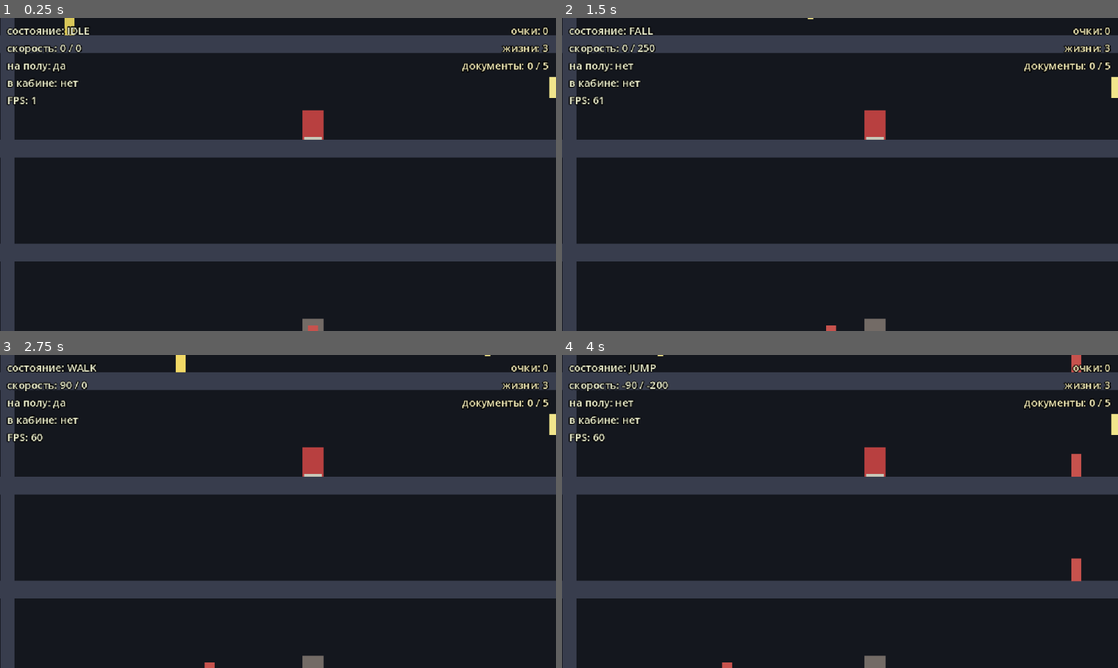
Above: before the commit, frames 1-4 (two rows, left to right).
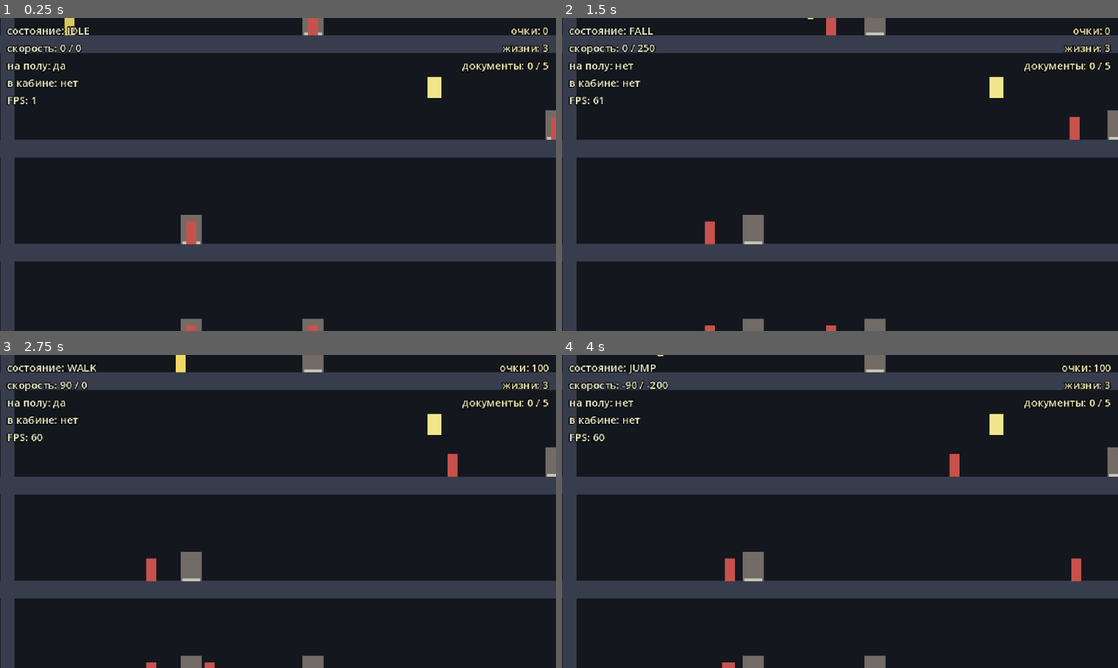
Above: after the commit, the same moments.

Repository: BalashovDmitriy/elaction
Game: Godot game, scene res://src/main.tscn
Two runs of this game, one before a commit and one after it. Both use one fixed random seed, a clock stepped at 60 frames per second and the inputs below.
Inputs (mouse positions are in pixels of both pictures, inside the frame that each line leads up to):
- Up to frame 1 (0.25 s): no input
- Up to frame 2 (1.5 s): tap Enter at 0.5 s; move the mouse to (962, 158) at 0.52 s; hold Right (move_right) 0.53-1.25 s; tap X (shoot) at 0.6 s; click (962, 158) at 0.67 s; tap Space (jump) at 0.77 s; drag from (728, 190) to (873, 136) at 1.27 s
- Up to frame 3 (2.75 s): move the mouse to (333, 442) at 2.02 s; hold Right (move_right) from 2.03 s (still down); tap Alt at 2.1 s
- Up to frame 4 (4 s): release Right (move_right) at 2.75 s; drag from (812, 574) to (873, 473) at 2.77 s; move the mouse to (1006, 558) at 3.52 s; hold Left (move_left) from 3.53 s (still down); tap X (shoot) at 3.6 s; tap Space (jump) at 3.77 s

The runs differ from the first frame. In frame 1, 1.6% of the frame differs, in the area x 32-100%, y 0-100%; in frame 2, 2.0%; in frame 3, 2.0%; in frame 4, 2.2%, in the area x 29-100%, y 0-100%.

Commit message:
fix(m5a): правки авторевью xhigh
Существенное из найденного:

Проём эскалатора часто оказывался между лифтом и площадкой: Otto выходил
из кабины, шёл к эскалатору и проваливался, не дойдя. На сиде по умолчанию
так было на двух стыках из четырёх. Сторона спуска теперь выбирается
относительно шахты, а не только по стенам, и это закрыто тестом по
одиннадцати сидам.

Выход из здания стоял ровно там же, куда возвращается погибший: смерть на
первом этаже переносила Otto прямо в выход, а с собранными документами —
сдавала здание без единого шага. Выход занимает своё место в раскладке.

Лампы вешались и на крышу, где потолка нет, — подвес висел в небе над
зданием. И нулевой shaft_span зацикливал генерацию намертво.

Сверх находок закрыт случай, который ревью оставило: если красной двери не
хватало места, документ молча пропадал и здание становилось непроходимым.
Красные двери кладутся первыми, на почти пустой этаж.

Co-Authored-By: Claude Opus 5 <noreply@anthropic.com>
Claude-Session: https://claude.ai/code/session_01TrsEuB7nUPBDKu2PdRbYf4

Diff:
--- a/src/levels/building_plan.gd
+++ b/src/levels/building_plan.gd
@@ -31,6 +31,15 @@
 	## Куда спускается полотно: -1 влево, +1 вправо.
 	var towards: float = -1.0
 
+	## Проём в перекрытии под полотном: пара «левый край, правый край».
+	##
+	## Дыра не под площадкой, а сбоку от неё, по ходу спуска. Считается здесь,
+	## чтобы уровень и [method BuildingPlan.safe_x] видели один и тот же проём.
+	func gap(rules: BuildingRules) -> Vector2:
+		var near := x + towards * rules.escalator_gap_offset
+		var far := near + towards * rules.escalator_gap_width
+		return Vector2(minf(near, far), maxf(near, far))
+
 
 class DoorSpot:
 	extends RefCounted
@@ -50,6 +59,8 @@
 var escalators: Array[EscalatorSpot] = []
 var doors: Array[DoorSpot] = []
 var lamps: Array[LampSpot] = []
+## Где на нижнем этаже стоит выход из здания.
+var exit_x: float = 0.0
 
 
 ## Собирает здание по правилам и сиду.
@@ -65,6 +76,7 @@
 	var taken: Dictionary = {}
 	plan._lay_shafts(rules, rng, taken)
 	plan._lay_escalators(rules, rng, taken)
+	plan._lay_exit(rules, rng, taken)
 	plan._lay_doors(rules, rng, taken)
 	plan._lay_lamps(rules, rng, taken)
 	return plan
@@ -80,37 +92,53 @@
 	return found
 
 
-## Место на этаже, где нет ни шахты, ни эскалатора: там можно стоять, не провалившись.
+## Место на этаже, где можно стоять, не провалившись и ни во что не упёршись.
 ##
-## Нужно тем, кого ставят на этаж снаружи раскладки: Otto на старте и после смерти,
-## выход из здания. Двери и лампы дыр в полу не делают и потому не мешают.
+## Нужно тем, кого ставят на этаж снаружи раскладки: Otto на старте и после смерти.
+## Двери и лампы дыр в полу не делают и потому не мешают, а выход — мешает: воскреснув
+## на нём, Otto вышел бы из здания, не сделав ни шага.
 func safe_x(rules: BuildingRules, floor_index: int) -> float:
-	var busy: Dictionary = {}
-	for shaft in shafts:
-		if floor_index >= shaft.top and floor_index <= shaft.bottom:
-			busy[shaft.x] = true
-	for escalator in escalators:
-		if floor_index == escalator.floor_index or floor_index == escalator.floor_index + 1:
-			busy[escalator.x] = true
-
 	for slot in rules.slots:
 		var x := rules.slot_x(slot)
-		if not busy.has(x):
+		if _is_clear(rules, floor_index, x):
 			return x
 	return rules.slot_x(0)
+
+
+func _is_clear(rules: BuildingRules, floor_index: int, x: float) -> bool:
+	if floor_index == floors - 1 and is_equal_approx(x, exit_x):
+		return false
+
+	for shaft in shafts:
+		if floor_index >= shaft.top and floor_index <= shaft.bottom and is_equal_approx(x, shaft.x):
+			return false
+
+	for escalator in escalators:
+		if floor_index != escalator.floor_index:
+			continue
+		if is_equal_approx(x, escalator.x):
+			return false
+		# Дыра под полотном сбоку от площадки, и провалиться можно именно в неё.
+		var gap := escalator.gap(rules)
+		if x >= gap.x and x <= gap.y:
+			return false
+
+	return true
 
 
 func _lay_shafts(rules: BuildingRules, rng: RandomNumberGenerator, taken: Dictionary) -> void:
 	var top := 0
 	var previous_slot := -1
+	# Не меньше этажа на шахту: нулевой span зациклил бы генерацию намертво.
+	var span := maxi(rules.shaft_span, 1)
 	while top < floors:
 		var shaft := ShaftSpot.new()
 		shaft.top = top
-		shaft.bottom = mini(top + rules.shaft_span - 1, floors - 1)
+		shaft.bottom = mini(top + span - 1, floors - 1)
 
 		# Соседние шахты не должны стоять в одном столбце: иначе спуск свёлся бы
 		# к «зажать вниз», а переход между полосами — весь смысл здания.
-		var slot := _pick_slot(rng, rules.slots, [previous_slot])
+		var slot := _pick_slot(rng, rules.slots, [previous_slot] as Array[int])
 		shaft.x = rules.slot_x(slot)
 		for index in range(shaft.top, shaft.bottom + 1):
 			_occupy(taken, index, slot)
@@ -124,40 +152,109 @@
 	# Эскалатор нужен на стыке полос: с нижнего этажа шахты лифт дальше не идёт.
 	for index in shafts.size() - 1:
 		var upper := shafts[index].bottom
-		var slot := _free_slot(rng, rules.slots, taken, [upper, upper + 1])
-		if slot < 0:
+		var from_x := shafts[index].x
+		var free := _free_slots(rules.slots, taken, [upper, upper + 1] as Array[int])
+		if free.is_empty():
+			# Молча пропустить нельзя: без эскалатора полоса ниже недостижима.
+			push_error("этаж %d остался без эскалатора: свободных мест нет" % upper)
 			continue
 
+		var slot := _pick_escalator_slot(rules, rng, free, from_x)
 		var escalator := EscalatorSpot.new()
 		escalator.floor_index = upper
 		escalator.x = rules.slot_x(slot)
-		escalator.towards = -1.0 if slot > 0 else 1.0
+		escalator.towards = _descent_towards(rules, slot, from_x)
 		_occupy(taken, upper, slot)
 		_occupy(taken, upper + 1, slot)
 		escalators.append(escalator)
 
 
+## Место под эскалатор: из свободных берутся те, где площадка встаёт между шахтой
+## и проёмом. У стены полотно уводить некуда, и там проём ложится Otto под ноги на
+## полпути от лифта — такие места отбрасываем, пока есть из чего выбрать.
+func _pick_escalator_slot(
+	rules: BuildingRules, rng: RandomNumberGenerator, free: Array[int], from_x: float
+) -> int:
+	var fitting: Array[int] = []
+	for slot in free:
+		if is_equal_approx(_descent_towards(rules, slot, from_x), _away_from(rules, slot, from_x)):
+			fitting.append(slot)
+
+	var pool := free if fitting.is_empty() else fitting
+	return pool[rng.randi_range(0, pool.size() - 1)]
+
+
+## Куда проём должен смотреть: прочь от шахты, из которой Otto приходит.
+static func _away_from(rules: BuildingRules, slot: int, comes_from_x: float) -> float:
+	return 1.0 if rules.slot_x(slot) > comes_from_x else -1.0
+
+
+## Куда спускается полотно на самом деле. Это [method _away_from], если только
+## место не у стены: оттуда спуск возможен лишь внутрь здания.
+static func _descent_towards(rules: BuildingRules, slot: int, comes_from_x: float) -> float:
+	if slot <= 0:
+		return 1.0
+	if slot >= rules.slots - 1:
+		return -1.0
+	return _away_from(rules, slot, comes_from_x)
+
+
+## Выход из здания: своё место на нижнем этаже, чтобы на нём не оказались ни дверь,
+## ни лампа, ни точка возврата после смерти — иначе Otto выходил бы, едва воскреснув.
+func _lay_exit(rules: BuildingRules, rng: RandomNumberGenerator, taken: Dictionary) -> void:
+	var bottom := floors - 1
+	var slot := _free_slot(rng, rules.slots, taken, [bottom] as Array[int])
+	if slot < 0:
+		push_error("нижнему этажу не хватило места под выход")
+		slot = rules.slots - 1
+	exit_x = rules.slot_x(slot)
+	_occupy(taken, bottom, slot)
+
+
 func _lay_doors(rules: BuildingRules, rng: RandomNumberGenerator, taken: Dictionary) -> void:
 	var with_document := _document_floors(rules, rng)
+
+	# Красные кладутся первыми: на почти пустом этаже место им найдётся всегда.
+	# Иначе последняя дверь могла не поместиться, и здание оказалось бы молча
+	# с четырьмя документами вместо пяти — собрать его стало бы нельзя.
+	for index: int in with_document:
+		if not _lay_door(rules, rng, taken, index, true):
+			push_error("этаж %d остался без красной двери: свободных мест нет" % index)
+
 	for index in floors:
-		for number in rules.doors_per_floor:
-			var slot := _free_slot(rng, rules.slots, taken, [index])
-			if slot < 0:
+		var already := 1 if with_document.has(index) else 0
+		for _number in rules.doors_per_floor - already:
+			if not _lay_door(rules, rng, taken, index, false):
 				break
 
-			var door := DoorSpot.new()
-			door.floor_index = index
-			door.x = rules.slot_x(slot)
-			# Красная дверь на этаже одна: первая из его дверей.
-			door.has_document = number == 0 and with_document.has(index)
-			_occupy(taken, index, slot)
-			doors.append(door)
+
+## Ставит дверь на свободное место этажа. Возвращает false, если места не нашлось.
+func _lay_door(
+	rules: BuildingRules,
+	rng: RandomNumberGenerator,
+	taken: Dictionary,
+	floor_index: int,
+	with_document: bool
+) -> bool:
+	var slot := _free_slot(rng, rules.slots, taken, [floor_index] as Array[int])
+	if slot < 0:
+		return false
+
+	var door := DoorSpot.new()
+	door.floor_index = floor_index
+	door.x = rules.slot_x(slot)
+	door.has_document = with_document
+	_occupy(taken, floor_index, slot)
+	doors.append(door)
+	return true
 
 
 func _lay_lamps(rules: BuildingRules, rng: RandomNumberGenerator, taken: Dictionary) -> void:
-	for index in floors:
+	# С нулевого этажа лампу вешать не на что: крыша — верхний край здания,
+	# и подвес висел бы в небе над ним.
+	for index in range(1, floors):
 		for _number in rules.lamps_per_floor:
-			var slot := _free_slot(rng, rules.slots, taken, [index])
+			var slot := _free_slot(rng, rules.slots, taken, [index] as Array[int])
 			if slot < 0:
 				break
 
@@ -184,7 +281,7 @@
 	return chosen
 
 
-func _pick_slot(rng: RandomNumberGenerator, slots: int, avoid: Array) -> int:
+func _pick_slot(rng: RandomNumberGenerator, slots: int, avoid: Array[int]) -> int:
 	var slot := rng.randi_range(0, slots - 1)
 	if slots <= 1 or not avoid.has(slot):
 		return slot
@@ -192,20 +289,27 @@
 
 
 ## Свободное место сразу на всех перечисленных этажах или -1.
-func _free_slot(rng: RandomNumberGenerator, slots: int, taken: Dictionary, on_floors: Array) -> int:
+func _free_slot(
+	rng: RandomNumberGenerator, slots: int, taken: Dictionary, on_floors: Array[int]
+) -> int:
+	var free := _free_slots(slots, taken, on_floors)
+	if free.is_empty():
+		return -1
+	return free[rng.randi_range(0, free.size() - 1)]
+
+
+## Все места, свободные сразу на всех перечисленных этажах.
+func _free_slots(slots: int, taken: Dictionary, on_floors: Array[int]) -> Array[int]:
 	var free: Array[int] = []
 	for slot in slots:
 		var busy := false
-		for index: int in on_floors:
+		for index in on_floors:
 			if _is_taken(taken, index, slot):
 				busy = true
 				break
 		if not busy:
 			free.append(slot)
-
-	if free.is_empty():
-		return -1
-	return free[rng.randi_range(0, free.size() - 1)]
+	return free
 
 
 func _occupy(taken: Dictionary, floor_index: int, slot: int) -> void:
--- a/src/levels/building_rules.gd
+++ b/src/levels/building_rules.gd
@@ -25,6 +25,15 @@
 ## Сколько этажей обслуживает одна шахта. Шахты не сквозные: доехал до предела —
 ## переходи к следующей, и в этом весь спуск (ADR-0008).
 @export var shaft_span: int = 6
+
+## Проём под эскалатор: на сколько он отступает от площадки и какой он ширины, px.
+## Лежит здесь, а не в уровне, потому что по нему раскладка узнаёт, где в полу дыра:
+## иначе геометрия проёма была бы записана дважды и разъехалась бы.
+@export var escalator_gap_offset: float = 16.0
+@export var escalator_gap_width: float = 60.0
+
+## На сколько эскалатор уводит в сторону, спускаясь на этаж, px.
+@export var escalator_run: float = 96.0
 
 ## Красных дверей на здание. Пять — по Hardcore Gaming 101, единственному
 ## источнику, который называет число. Не сверено.
--- a/src/levels/greybox_level.gd
+++ b/src/levels/greybox_level.gd
@@ -30,11 +30,6 @@
 
 ## Дно шахты: сюда падает тот, кто шагнул в пустой проём.
 const PIT_HEIGHT: float = 20.0
-
-## Проём под эскалатор и то, как он разложен от верхней площадки.
-const ESCALATOR_GAP_WIDTH: float = 60.0
-const ESCALATOR_GAP_OFFSET: float = 16.0
-const ESCALATOR_RUN: float = 96.0
 
 ## На сколько выше пола висит середина лампы, px.
 const LAMP_HANG_HEIGHT: float = 60.0
@@ -135,11 +130,8 @@
 			gaps.append(Vector2(shaft.x - SHAFT_WIDTH * 0.5, shaft.x + SHAFT_WIDTH * 0.5))
 
 	for escalator in _plan.escalators:
-		if index != escalator.floor_index:
-			continue
-		var near := escalator.x + escalator.towards * ESCALATOR_GAP_OFFSET
-		var far := near + escalator.towards * ESCALATOR_GAP_WIDTH
-		gaps.append(Vector2(minf(near, far), maxf(near, far)))
+		if index == escalator.floor_index:
+			gaps.append(escalator.gap(rules))
 
 	return gaps
 
@@ -181,13 +173,11 @@
 		escalator.position = Vector2(spot.x, rules.floor_surface(spot.floor_index))
 		add_child(escalator)
 
-		var descent := Vector2(spot.towards * ESCALATOR_RUN, rules.floor_height)
+		var descent := Vector2(spot.towards * rules.escalator_run, rules.floor_height)
 		# Перегиб — в самом проёме: через него идут и полотно, и поездка, поэтому
 		# пассажир проходит сквозь дыру, а не сквозь плиту.
-		var bend := Vector2(
-			spot.towards * (ESCALATOR_GAP_OFFSET + ESCALATOR_GAP_WIDTH * 0.5),
-			rules.slab_height + 4.0
-		)
+		var gap := spot.gap(rules)
+		var bend := Vector2((gap.x + gap.y) * 0.5 - spot.x, rules.slab_height + 4.0)
 		escalator.setup(descent, bend)
 
 
@@ -227,7 +217,7 @@
 func _spawn_exit() -> void:
 	var bottom := rules.floors - 1
 	var surface := rules.floor_surface(bottom)
-	var centre := _plan.safe_x(rules, bottom)
+	var centre := _plan.exit_x
 	var area := Rect2(centre - EXIT_WIDTH * 0.5, surface - EXIT_HEIGHT, EXIT_WIDTH, EXIT_HEIGHT)
 
 	var zone := Area2D.new()
--- a/src/systems/escalators/escalator.gd
+++ b/src/systems/escalators/escalator.gd
@@ -12,7 +12,7 @@
 ## начинается с того места, где пассажир стоял: иначе его дёргало бы к центру
 ## площадки, а полотно резало бы перекрытие мимо проёма (найдено авторевью M2).
 
-## Ниже этого порога наклон стика считается покоем.
+## Сколько секунд занимает поездка между площадками.
 @export var travel_time: float = 1.1
 
 var _passenger: Otto = null
@@ -64,9 +64,13 @@
 
 
 ## Путь поездки: от места, где пассажир стоял, через перегиб к дальней площадке.
+##
+## Перегиб берётся из полотна, поэтому едут ровно там, где нарисовано. Без
+## [method setup] полотна нет — тогда путь прямой, лишь бы не падать по индексу.
 func _route_from(start: Vector2, target: Area2D) -> PackedVector2Array:
-	var bend := _ramp.points[1] + global_position
-	return PackedVector2Array([start, bend, target.global_position])
+	if _ramp.points.size() < 3:
+		return PackedVector2Array([start, target.global_position])
+	return PackedVector2Array([start, to_global(_ramp.points[1]), target.global_position])
 
 
 func _carry(delta: float) -> void:
--- a/tests/test_building_plan.gd
+++ b/tests/test_building_plan.gd
@@ -101,12 +101,69 @@
 	for escalator in plan.escalators:
 		_claim(busy, escalator.floor_index, escalator.x)
 		_claim(busy, escalator.floor_index + 1, escalator.x)
+	_claim(busy, plan.floors - 1, plan.exit_x)
 	for door in plan.doors:
 		_claim(busy, door.floor_index, door.x)
 	for lamp in plan.lamps:
 		_claim(busy, lamp.floor_index, lamp.x)
 
 
+## Проём эскалатора лежит сбоку от площадки, и подойти к ней надо, не перейдя его.
+## Иначе Otto, идущий от лифта, проваливается на этаж ниже мимо эскалатора.
+func test_escalator_pad_shields_its_gap_from_the_shaft() -> void:
+	var rules := _rules()
+	for building_seed in range(1, 12):
+		var plan := BuildingPlan.generate(rules, building_seed)
+		for escalator in plan.escalators:
+			var from_x := _shaft_x_on(plan, escalator.floor_index)
+			var gap := escalator.gap(rules)
+			var near := minf(from_x, escalator.x)
+			var far := maxf(from_x, escalator.x)
+			assert_false(
+				near < gap.y and gap.x < far,
+				(
+					"сид %d, этаж %d: дыра между лифтом и площадкой"
+					% [building_seed, escalator.floor_index]
+				)
+			)
+
+
+## На месте возврата нельзя ставить выход: иначе Otto выходил бы из здания,
+## едва воскреснув, — а с последним документом это ещё и сдавало бы здание само.
+func test_otto_does_not_come_back_to_life_inside_the_exit() -> void:
+	var rules := _rules()
+	for building_seed in range(1, 12):
+		var plan := BuildingPlan.generate(rules, building_seed)
+		assert_ne(plan.safe_x(rules, plan.floors - 1), plan.exit_x, "сид %d" % building_seed)
+
+
+## Место возврата не должно попадать в проём: провалиться сразу после смерти — не то.
+func test_safe_spot_never_hangs_over_a_hole() -> void:
+	var rules := _rules()
+	var plan := BuildingPlan.generate(rules, 12)
+	for index in plan.floors:
+		var x := plan.safe_x(rules, index)
+		for escalator in plan.escalators:
+			if escalator.floor_index != index:
+				continue
+			var gap := escalator.gap(rules)
+			assert_false(x >= gap.x and x <= gap.y, "этаж %d стоит над проёмом" % index)
+
+
+## Крыша — верхний край здания, вешать лампу там не на что: она висела бы в небе.
+func test_no_lamp_hangs_over_the_roof() -> void:
+	var plan := BuildingPlan.generate(_rules(), 13)
+	for lamp in plan.lamps:
+		assert_gt(lamp.floor_index, 0, "на крыше нет потолка")
+
+
+func _shaft_x_on(plan: BuildingPlan, floor_index: int) -> float:
+	for shaft in plan.shafts:
+		if floor_index >= shaft.top and floor_index <= shaft.bottom:
+			return shaft.x
+	return 0.0
+
+
 func _claim(busy: Dictionary, floor_index: int, x: float) -> void:
 	var key := "%d:%.0f" % [floor_index, x]
 	assert_false(busy.has(key), "место %s занято дважды" % key)
--- a/tools/dump_plan.gd
+++ b/tools/dump_plan.gd
@@ -15,6 +15,7 @@
 	for argument in OS.get_cmdline_user_args():
 		if argument.is_valid_int():
 			building_seed = argument.to_int()
+			break
 
 	var rules := BuildingRules.new()
 	var plan := BuildingPlan.generate(rules, building_seed)
@@ -24,11 +25,15 @@
 	for shaft in plan.shafts:
 		print("  %2d..%2d  x=%.0f" % [shaft.top, shaft.bottom, shaft.x])
 
-	print("\nЭскалаторы (с этажа, x, куда спускается):")
+	print("\nЭскалаторы (с этажа, x, куда спускается, проём):")
 	for escalator in plan.escalators:
-		print("  %2d  x=%.0f  %s" % [escalator.floor_index, escalator.x, escalator.towards])
+		var gap := escalator.gap(rules)
+		var side := "вправо" if escalator.towards > 0.0 else "влево"
+		var mark := [escalator.floor_index, escalator.x, side, gap.x, gap.y]
+		print("  %2d  x=%.0f  %s  проём %.0f..%.0f" % mark)
 
 	print("\nДокументы на этажах: %s" % str(plan.document_floors()))
+	print("Выход: x=%.0f" % plan.exit_x)
 	print("Дверей: %d, ламп: %d" % [plan.doors.size(), plan.lamps.size()])
 
 	quit()
Not shown, changed: docs/STATUS.md
